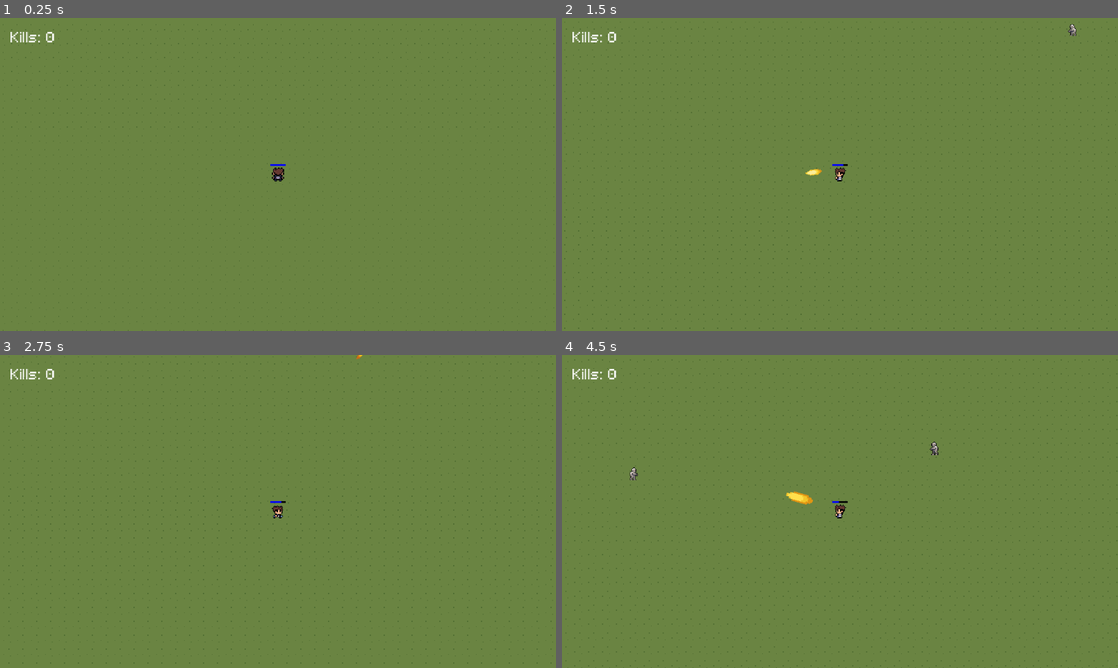
Above: before the commit, frames 1-4 (two rows, left to right).
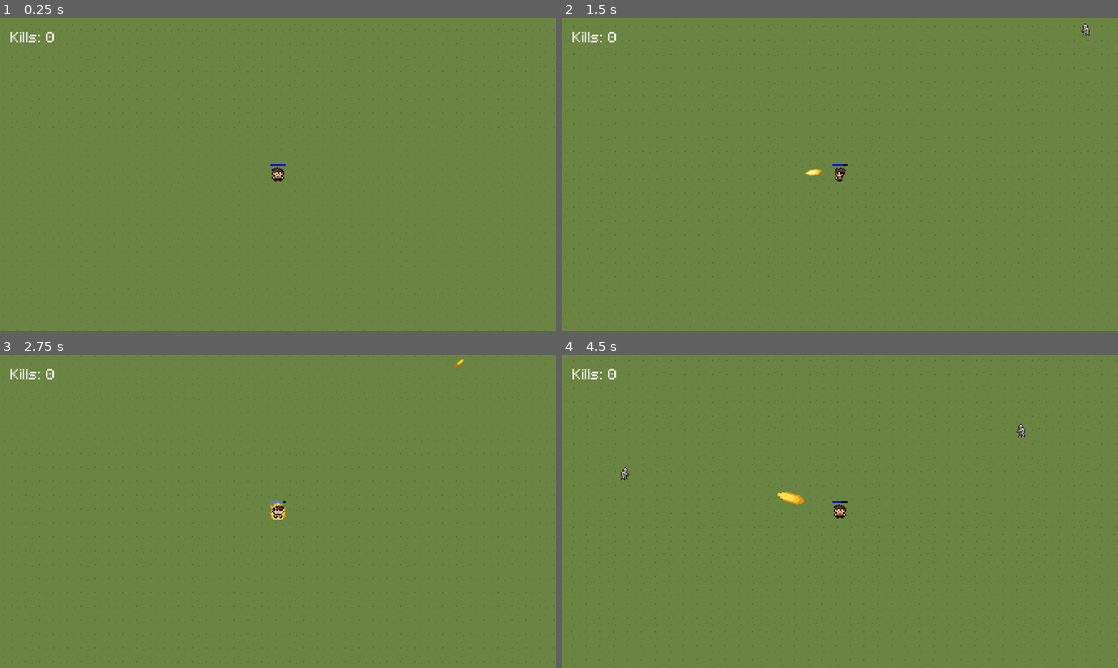
Above: after the commit, the same moments.

Repository: mp1707/godot-survivors-game
Game: Godot game, scene res://scenes/main.tscn
Same seed, same stepped clock (60 frames per second), same inputs: the game is played once before the commit and once after it.
Inputs (mouse positions are in pixels of both pictures, inside the frame that each line leads up to):
- Up to frame 1 (0.25 s): no input
- Up to frame 2 (1.5 s): tap Enter at 0.5 s; move the mouse to (962, 158) at 0.52 s; hold D (move_right) 0.53-1.28 s; hold R (charging, bound only after the commit) 0.53-1.28 s; click (962, 158) at 0.67 s; move the mouse to (728, 190) at 1.27 s; hold Down (move_down) from 1.28 s (still down); tap E (active_ability) at 1.35 s
- Up to frame 3 (2.75 s): tap R (charging, bound only after the commit) at 1.55 s; move the mouse to (333, 442) at 2.02 s; release Down (move_down) at 2.03 s; hold D (move_right) from 2.03 s (still down); hold R (charging, bound only after the commit) from 2.03 s (still down)
- Up to frame 4 (4.5 s): move the mouse to (812, 574) at 2.77 s; release D (move_right) at 2.78 s; release R (charging, bound only after the commit) at 2.78 s; hold W (move_up) 2.78-3.53 s; tap R (charging, bound only after the commit) at 2.85, 3.8, 4.35 s; click (812, 574) at 2.92 s; move the mouse to (1006, 558) at 3.52 s; hold E (active_ability) 3.53-4.28 s; hold A (move_left) from 3.53 s (still down); move the mouse to (673, 464) at 4.27 s

The runs differ from the first frame. In frame 1, less than 0.1% of the frame differs, in the area x 48-52%, y 47-52%; in frame 2, 1.1%; in frame 3, 0.8%; in frame 4, 1.6%, in the area x 0-100%, y 1-100%.

Commit message:
feat: implement ki charging mechanic with aura visual and mana regeneration

Diff:
--- a/project.godot
+++ b/project.godot
@@ -63,6 +63,11 @@
 , Object(InputEventMouseButton,"resource_local_to_scene":false,"resource_name":"","device":-1,"window_id":0,"alt_presse …(250 unchanged characters)…
 ]
 }
+charging={
+"deadzone": 0.2,
+"events": [Object(InputEventKey,"resource_local_to_scene":false,"resource_name":"","device":-1,"window_id":0,"alt_pressed":false,"shift_pressed":false,"ctrl_pressed":false,"meta_pressed":false,"pressed":false,"keycode":0,"physical_keycode":82,"key_label":0,"unicode":114,"location":0,"echo":false,"script":null)
+]
+}
 
 [physics]
 
--- a/scenes/player.tscn
+++ b/scenes/player.tscn
@@ -2,11 +2,64 @@
 
 [ext_resource type="Texture2D" uid="uid://8esgyqo6dgmc" path="res://art/character/player.png" id="1_3vyb7"]
 [ext_resource type="Script" uid="uid://c0te4bt2fcja7" path="res://scripts/player/player.gd" id="1_g2els"]
+[ext_resource type="Texture2D" uid="uid://brp0px88fdp63" path="res://art/character/aura.png" id="2_fjrip"]
 [ext_resource type="Script" uid="uid://c71jwhh35wv3u" path="res://scripts/player/player_health_bar.gd" id="3_qhqgy"]
 [ext_resource type="Script" uid="uid://yc0k8852pd4l" path="res://scripts/combat/hit_reaction_2d.gd" id="4_hitreaction"]
 [ext_resource type="Script" uid="uid://ne63cm1e4tlt" path="res://scripts/player/player_mana_bar.gd" id="4_tuyoq"]
 [ext_resource type="Script" uid="uid://bndpiyx3ivqye" path="res://scripts/player/player_weapon_system.gd" id="5_weaponsys"]
 
+[sub_resource type="AtlasTexture" id="AtlasTexture_fulsm"]
+atlas = ExtResource("2_fjrip")
+region = Rect2(0, 0, 32, 32)
+
+[sub_resource type="AtlasTexture" id="AtlasTexture_4r5pv"]
+atlas = ExtResource("2_fjrip")
+region = Rect2(32, 0, 32, 32)
+
+[sub_resource type="AtlasTexture" id="AtlasTexture_60mlk"]
+atlas = ExtResource("2_fjrip")
+region = Rect2(64, 0, 32, 32)
+
+[sub_resource type="AtlasTexture" id="AtlasTexture_i4ail"]
+atlas = ExtResource("2_fjrip")
+region = Rect2(96, 0, 32, 32)
+
+[sub_resource type="SpriteFrames" id="SpriteFrames_a38lo"]
+animations = [{
+"frames": [{
+"duration": 1.0,
+"texture": SubResource("AtlasTexture_fulsm")
+}, {
+"duration": 1.0,
+"texture": SubResource("AtlasTexture_4r5pv")
+}, {
+"duration": 1.0,
+"texture": SubResource("AtlasTexture_60mlk")
+}, {
+"duration": 1.0,
+"texture": SubResource("AtlasTexture_i4ail")
+}],
+"loop": true,
+"name": &"default",
+"speed": 5.0
+}]
+
+[sub_resource type="AtlasTexture" id="AtlasTexture_f1ej7"]
+atlas = ExtResource("1_3vyb7")
+region = Rect2(0, 48, 16, 16)
+
+[sub_resource type="AtlasTexture" id="AtlasTexture_oprun"]
+atlas = ExtResource("1_3vyb7")
+region = Rect2(16, 48, 16, 16)
+
+[sub_resource type="AtlasTexture" id="AtlasTexture_a8ls1"]
+atlas = ExtResource("1_3vyb7")
+region = Rect2(32, 48, 16, 16)
+
+[sub_resource type="AtlasTexture" id="AtlasTexture_qfm1y"]
+atlas = ExtResource("1_3vyb7")
+region = Rect2(0, 64, 16, 16)
+
 [sub_resource type="AtlasTexture" id="AtlasTexture_g2els"]
 atlas = ExtResource("1_3vyb7")
 region = Rect2(0, 0, 16, 16)
@@ -57,6 +110,23 @@
 
 [sub_resource type="SpriteFrames" id="SpriteFrames_qhqgy"]
 animations = [{
+"frames": [{
+"duration": 1.0,
+"texture": SubResource("AtlasTexture_f1ej7")
+}, {
+"duration": 1.0,
+"texture": SubResource("AtlasTexture_oprun")
+}, {
+"duration": 1.0,
+"texture": SubResource("AtlasTexture_a8ls1")
+}, {
+"duration": 1.0,
+"texture": SubResource("AtlasTexture_qfm1y")
+}],
+"loop": true,
+"name": &"charging",
+"speed": 5.0
+}, {
 "frames": [{
 "duration": 1.0,
 "texture": SubResource("AtlasTexture_g2els")
@@ -146,9 +216,13 @@
 [node name="Player" type="CharacterBody2D" unique_id=42483423]
 script = ExtResource("1_g2els")
 
+[node name="AuraSprite" type="AnimatedSprite2D" parent="." unique_id=1180086724]
+position = Vector2(0, -3)
+sprite_frames = SubResource("SpriteFrames_a38lo")
+
 [node name="AnimatedSprite2D" type="AnimatedSprite2D" parent="." unique_id=1569534084]
 sprite_frames = SubResource("SpriteFrames_qhqgy")
-animation = &"shoot_up"
+animation = &"idle_down"
 
 [node name="CollisionShape2D" type="CollisionShape2D" parent="." unique_id=1390324268]
 shape = SubResource("CapsuleShape2D_dqkch")
--- a/scripts/player/player.gd
+++ b/scripts/player/player.gd
@@ -11,6 +11,7 @@
 @export var knockback_strength: float = 90.0
 @export var knockback_decay: float = 700.0
 @export var hit_flash_time: float = 0.08
+@export var ki_charge_regen_per_second: float = 15.0
 
 @export var max_mana: int = 100
 @export var mana_regen_per_second: float = 1.0
@@ -20,6 +21,7 @@
 @export var mouse_move_deadzone: float = 6.0
 
 @onready var _animated_sprite: AnimatedSprite2D = $AnimatedSprite2D as AnimatedSprite2D
+@onready var _aura_sprite: AnimatedSprite2D = $AuraSprite as AnimatedSprite2D
 @onready var _health_bar: PlayerHealthBar = $HealthBar as PlayerHealthBar
 @onready var _mana_bar: PlayerManaBar = $ManaBar as PlayerManaBar
 @onready var _hit_reaction: HitReaction2D = $HitReaction as HitReaction2D
@@ -30,6 +32,7 @@
 var _damage_invuln_left: float = 0.0
 var _mana: float = 0.0
 var _is_dead: bool = false
+var _is_ki_charging: bool = false
 
 func _ready() -> void:
 	_health = max_health
@@ -52,13 +55,42 @@
 	if _damage_invuln_left > 0.0:
 		_damage_invuln_left = max(_damage_invuln_left - delta, 0.0)
 
-	_weapon_system.physics_update(delta)
-
-	if _weapon_system.is_charging() == false:
+	_hit_reaction.physics_step(delta)
+
+	_is_ki_charging = Input.is_action_pressed("charging") and not _weapon_system.is_charging()
+
+	if _is_ki_charging:
+		_aura_sprite.visible = true
+		_aura_sprite.play("default") # oder dein Aura-Anim-Name
+
+		_animated_sprite.animation = "charging"
+		_animated_sprite.play()
+
+		var old_mana: float = _mana
+		_mana = min(_mana + ki_charge_regen_per_second * delta, float(max_mana))
+
+		if _mana != old_mana:
+			mana_changed.emit(_mana, max_mana)
+		_mana_bar.set_preview(true, roundi(_mana), max_mana)
+
+		velocity = _hit_reaction.add_to_velocity(Vector2.ZERO)
+		move_and_slide()
+		return
+	else:
+		_aura_sprite.visible = false
+		if not _weapon_system.is_charging():
+			_mana_bar.set_preview(false, 0, max_mana)
+
+		if _animated_sprite.animation == "charging":
+			_animated_sprite.animation = "idle_down"
+			_animated_sprite.play()
+
 		_mana = min(_mana + mana_regen_per_second * delta, float(max_mana))
 		mana_changed.emit(_mana, max_mana)
 
-	_hit_reaction.physics_step(delta)
+
+	if not _is_ki_charging:
+		_weapon_system.physics_update(delta)
 	_update_shoot_anim_timer(delta)
 
 	if _weapon_system.is_charging():
@@ -165,6 +197,8 @@
 		_animated_sprite.animation = "shoot_down"
 
 func _on_attack_timer_timeout() -> void:
+	if _is_ki_charging:
+		return
 	_weapon_system.fire_basic_attack()
 
 func has_mana(amount: int) -> bool:
Binary file added: art/character/aura.aseprite
Binary file added: art/character/aura.png
Not shown, added: art/character/aura.png.import
Binary file changed: art/character/player.png
Binary file added: art/character/player2.aseprite
Binary file added: art/weapons/yellow_palette.aseprite
